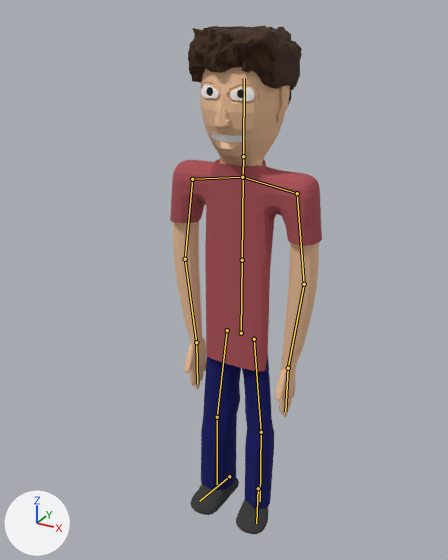
The FBX model Assets/game_guy_2.fbx, before and after one commit.
Before and after are seen from a 50 mm camera at (6.76, -13.26, 14.05) aimed at (-0.23, -0.55, 7.69). Lighting does not change. The marker at lower left points along +X, +Y and +Z. The picture after the commit comes second. The bones that change, and the others that lie on the model, are drawn over the model as lines.

In view in the first picture: 'Guy', 'Pants', 'Shirt', 'Shoes'.
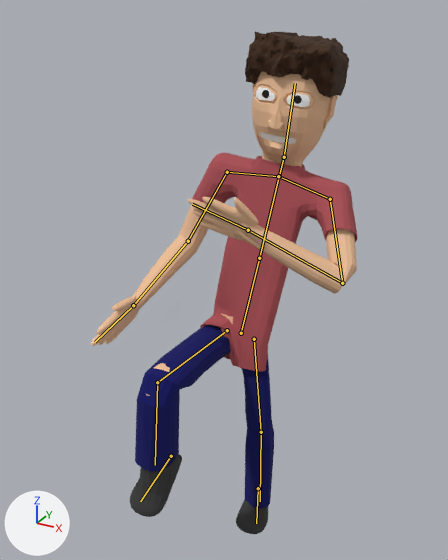
The newer file adds an action. The first version stands in its rest pose; the second is drawn at frame 8 of the action 'Armature|Player_Kick1'.

Location of each change, (x1, y1, x2, y2) in pixels of the pictures (448 x 560 px):
'Guy', posed (82% wider, 7% shorter): before (173, 25, 319, 417); after (91, 31, 357, 396)
'Shirt', posed (8% wider): before (170, 159, 322, 372); after (192, 153, 357, 372)
'Pants', posed: before (201, 356, 274, 508); after (135, 325, 274, 508)
'Shoes', posed: before (190, 478, 268, 534); after (130, 454, 268, 534)
bone 'Bone', root to tip: before (241, 333) to (242, 260); after (241, 333) to (259, 258)
bone 'Bone.003', root to tip: before (243, 156) to (244, 78); after (284, 157) to (295, 83)
bone 'Bone.005.R', root to tip: before (297, 193) to (304, 284); after (330, 199) to (342, 283)
bone 'Bone.006.R', root to tip: before (304, 284) to (288, 368); after (342, 283) to (248, 230)
bone 'Bone.005.R.001', root to tip: before (192, 179) to (185, 259); after (227, 172) to (188, 241)
bone 'Bone.006.R.001', root to tip: before (185, 259) to (196, 342); after (188, 241) to (133, 305)
bone 'Thigh_R', root to tip: before (227, 330) to (217, 417); after (227, 330) to (157, 382)
bone 'Bone.005.L.002', root to tip: before (217, 417) to (217, 484); after (157, 382) to (155, 465)
bone 'Bone.006.L.002', root to tip: before (229, 476) to (199, 501); after (171, 456) to (140, 501)

Patch to the scene script:
```diff
--- a/Assets/game_guy_2.fbx.py
+++ b/Assets/game_guy_2.fbx.py
@@ bone_bone @@
 bone_bone = bpy.data.objects['Armature'].pose.bones['Bone']
-bone_bone.rotation_quaternion = (1.0, 0.0, 0.0, 0.0)  # degrees (0, 0, 0)
+bone_bone.rotation_quaternion = (0.99, -0.063, 0.03, 0.119)  # degrees (-7, 4, 13)
@@ bone_bone_003 @@
 bone_bone_003 = bpy.data.objects['Armature'].pose.bones['Bone.003']  # child of 'Bone.002'
-bone_bone_003.rotation_quaternion = (1.0, 0.0, 0.0, 0.0)  # degrees (0, 0, 0)
+bone_bone_003.rotation_quaternion = (0.994, 0.015, 0.02, -0.107)  # degrees (1, 2, -12)
@@ bone_bone_005_r @@
 bone_bone_005_r = bpy.data.objects['Armature'].pose.bones['Bone.005.R']  # child of 'Bone.004.R'
-bone_bone_005_r.rotation_quaternion = (1.0, 0.0, 0.0, 0.0)  # degrees (0, 0, 0)
+bone_bone_005_r.rotation_quaternion = (0.948, 0.18, -0.037, -0.261)  # degrees (21, 1, -31)
@@ bone_bone_006_r @@
 bone_bone_006_r = bpy.data.objects['Armature'].pose.bones['Bone.006.R']  # child of 'Bone.005.R'
-bone_bone_006_r.rotation_quaternion = (1.0, 0.0, 0.0, 0.0)  # degrees (0, 0, 0)
+bone_bone_006_r.rotation_quaternion = (0.616, -0.673, -0.047, -0.407)  # degrees (-83, -37, -33)
@@ bone_bone_005_r_001 @@
 bone_bone_005_r_001 = bpy.data.objects['Armature'].pose.bones['Bone.005.R.001']  # child of 'Bone.004.R.001'
-bone_bone_005_r_001.rotation_quaternion = (1.0, 0.0, 0.0, 0.0)  # degrees (0, 0, 0)
+bone_bone_005_r_001.rotation_quaternion = (0.993, -0.108, 0.02, 0.037)  # degrees (-12, 3, 4)
@@ bone_bone_006_r_001 @@
 bone_bone_006_r_001 = bpy.data.objects['Armature'].pose.bones['Bone.006.R.001']  # child of 'Bone.005.R.001'
-bone_bone_006_r_001.rotation_quaternion = (1.0, 0.0, 0.0, 0.0)  # degrees (0, 0, 0)
+bone_bone_006_r_001.rotation_quaternion = (0.891, -0.006, -0.026, -0.452)  # degrees (1, -3, -54)
@@ bone_thigh_r @@
 bone_thigh_r = bpy.data.objects['Armature'].pose.bones['Thigh_R']
-bone_thigh_r.rotation_quaternion = (1.0, 0.0, 0.0, 0.0)  # degrees (0, 0, 0)
+bone_thigh_r.rotation_quaternion = (0.725, 0.003, 0.068, -0.686)  # degrees (-5, 6, -87)
@@ bone_bone_005_l_002 @@
 bone_bone_005_l_002 = bpy.data.objects['Armature'].pose.bones['Bone.005.L.002']  # child of 'Thigh_R'
-bone_bone_005_l_002.rotation_quaternion = (1.0, 0.0, 0.0, 0.0)  # degrees (0, 0, 0)
+bone_bone_005_l_002.rotation_quaternion = (0.727, -0.01, -0.045, 0.686)  # degrees (-4, -3, 87)
@@ bone_bone_006_l_002 @@
 bone_bone_006_l_002 = bpy.data.objects['Armature'].pose.bones['Bone.006.L.002']  # child of 'Bone.005.L.002'
-bone_bone_006_l_002.rotation_quaternion = (1.0, 0.0, 0.0, 0.0)  # degrees (0, 0, 0)
+bone_bone_006_l_002.rotation_quaternion = (0.94, 0.217, -0.214, 0.153)  # degrees (23, -28, 13)
```
